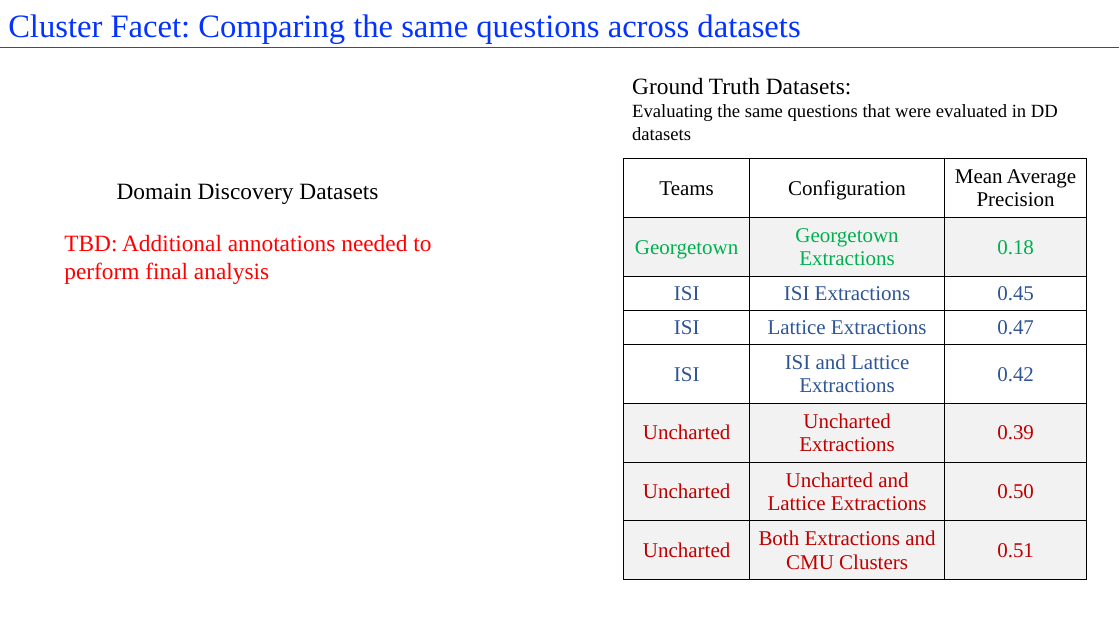
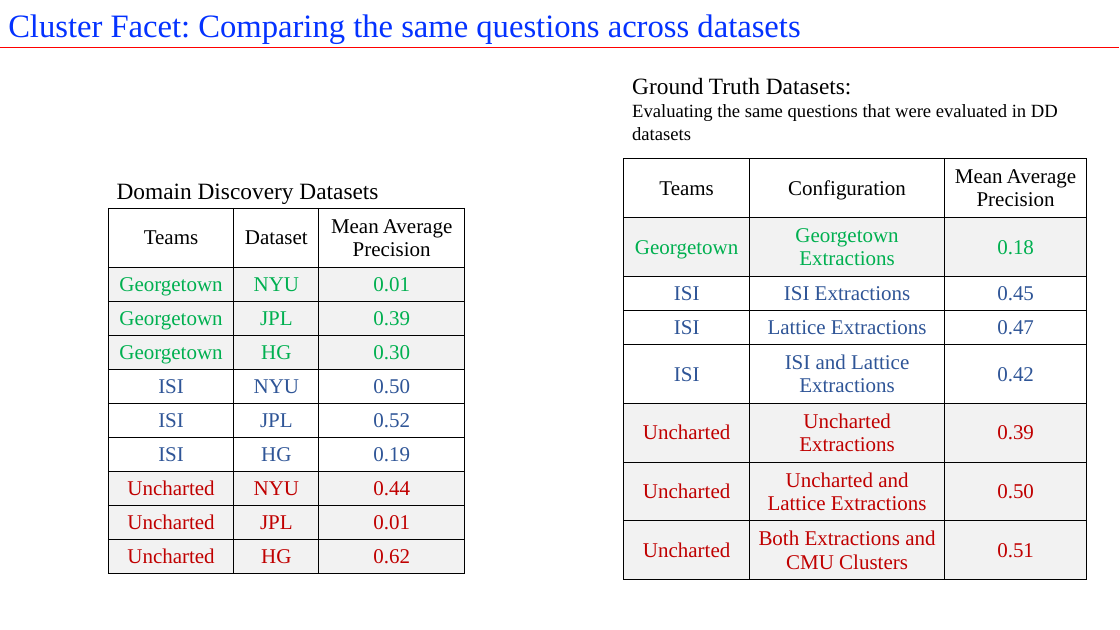
Before and after one commit to istresearch/qpr-fall-2016-eval, a slide deck: slide 29 of reporting/Fall_2016_QPR_Post_Hoc.pptx. Drawn at 1120x630 pixels with LibreOffice and Linux fonts; fonts in the diff are those of the drawing. Boxes give left, top, right and bottom in pixels: in the first picture for what was removed or moved away, otherwise in the second. Text is boxed around its words. In the diff, an @@ line names an element or a change of style, - is before the commit and + after.

```diff
--- a/reporting/Fall_2016_QPR_Post_Hoc.pptx
+++ b/reporting/Fall_2016_QPR_Post_Hoc.pptx
@@ table added at [108, 208, 465, 574], 10 rows, 3 columns @@
+Teams | Dataset | Mean Average Precision
+Georgetown | NYU | 0.01
+Georgetown | JPL | 0.39
+Georgetown | HG | 0.30
+ISI | NYU | 0.50
+ISI | JPL | 0.52
+ISI | HG | 0.19
+Uncharted | NYU | 0.44
+Uncharted | JPL | 0.01
+Uncharted | HG | 0.62
@@ text removed at [64, 234, 431, 284] @@
-TBD: Additional annotations needed to perform final analysis
```
Also in this commit, not shown: 6 other slides changed, 12 other files.
